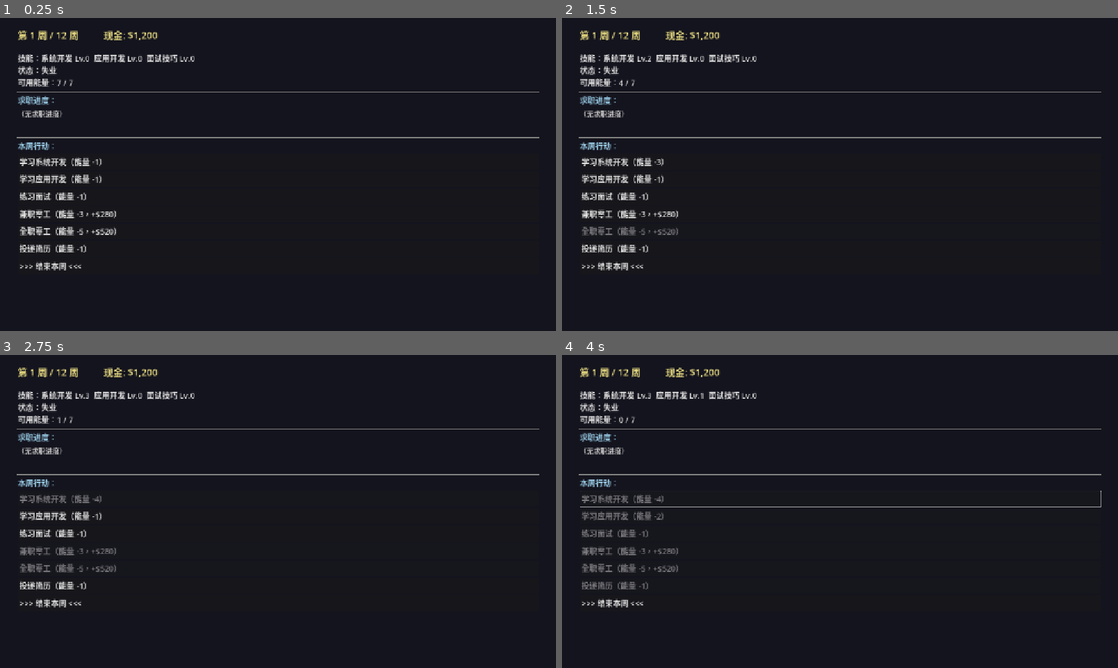
Above: before the commit, frames 1-4 (two rows, left to right).
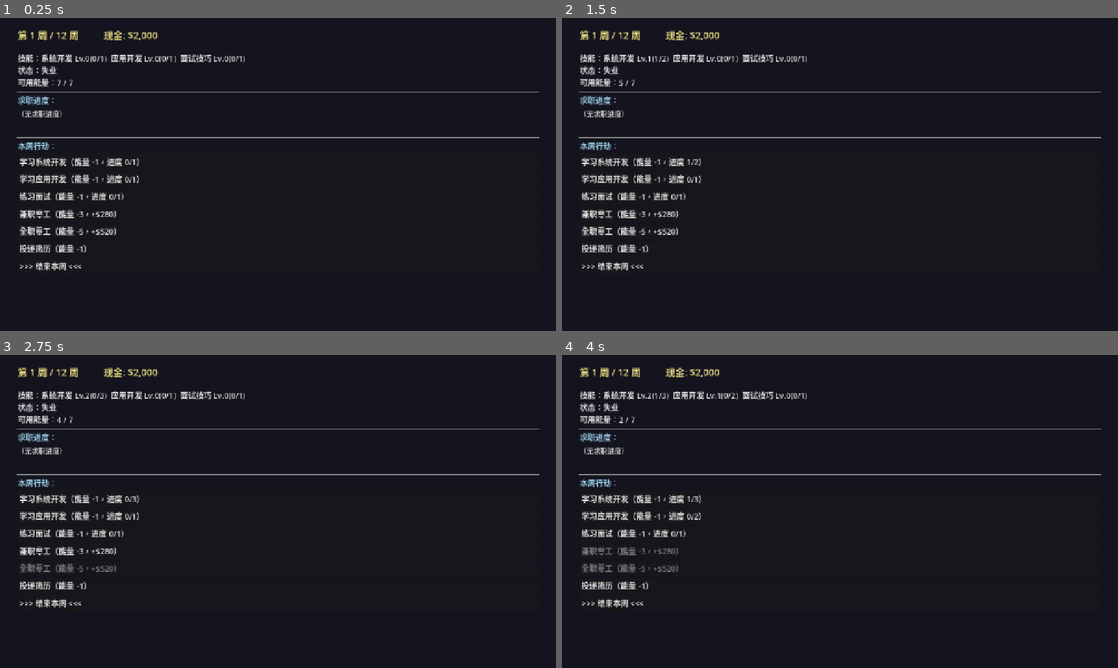
Above: after the commit, the same moments.

Repository: RubyDuDo/SDSurvival
Game: Godot game, scene res://scenes/main.tscn
Same seed, same stepped clock (60 frames per second), same inputs: the game is played once before the commit and once after it.
Inputs (mouse positions are in pixels of both pictures, inside the frame that each line leads up to):
- Up to frame 1 (0.25 s): no input
- Up to frame 2 (1.5 s): click "学习系统开发（能量 -1）" (after the commit: "学习系统开发（能量 -1，进度 0/1）") at 0.5 s; click "学习系统开发（能量 -2）" (after the commit: "学习系统开发（能量 -1，进度 0/2）") at 1.25 s
- Up to frame 3 (2.75 s): click "学习系统开发（能量 -3）" (after the commit: "学习系统开发（能量 -1，进度 1/2）") at 2 s
- Up to frame 4 (4 s): click "学习应用开发（能量 -1）" (after the commit: "学习应用开发（能量 -1，进度 0/1）") at 2.75 s; click (840, 498) at 3.5 s, where only the run after the commit has a clickable "学习系统开发（能量 -1，进度 0/3）"

The runs differ from the first frame. In frame 1, 0.8% of the frame differs, in the area x 15-44%, y 4-59%; in frame 2, 1.1%; in frame 3, 1.3%; in frame 4, 1.8%, in the area x 3-97%, y 4-75%.

Commit message:
Fix initial cash, add XP accumulation for skill leveling
- INITIAL_CASH: $1200 → $2000 (4 weeks runway)
- Skill leveling now uses XP accumulation: each study costs 1 energy,
  gaining 1 XP; level N requires N XP to unlock (can spread over weeks)
- UI shows XP progress per skill: "Lv.3(2/4)"
- Study buttons always show energy -1 with current progress

Co-Authored-By: Claude Sonnet 4.6 <noreply@anthropic.com>

Diff:
--- a/game/scripts/game_data.gd
+++ b/game/scripts/game_data.gd
@@ -3,7 +3,7 @@
 
 # ── 常量 ──
 const MAX_WEEKS := 12
-const INITIAL_CASH := 1200
+const INITIAL_CASH := 2000
 const WEEKLY_LIVING_COST := 500
 const ENERGY_PER_WEEK := 7
 const MAX_SKILL_LEVEL := 10
--- a/game/scripts/game_state.gd
+++ b/game/scripts/game_state.gd
@@ -11,6 +11,11 @@
 	GameData.SkillType.APPLICATION: 0,
 	GameData.SkillType.INTERVIEW: 0,
 }
+var skill_xp: Dictionary = {
+	GameData.SkillType.SYSTEM: 0,
+	GameData.SkillType.APPLICATION: 0,
+	GameData.SkillType.INTERVIEW: 0,
+}
 
 # ── 工作状态 ──
 var current_job: GameData.JobDef = null  # 当前在职岗位
@@ -45,17 +50,27 @@
 	return skills[skill_type]
 
 
-## 学习技能（升到第 N 级需消耗 N 点能量）
+## 学习技能（每次 1 能量 +1 XP，XP 满自动升级；升到第 N 级需 N 点 XP）
 func action_study(skill_type: GameData.SkillType) -> bool:
 	var current_level: int = skills[skill_type]
 	if current_level >= GameData.MAX_SKILL_LEVEL:
 		return false
-	var cost: int = current_level + 1
-	if get_free_energy() < cost:
-		return false
-	energy -= cost
-	skills[skill_type] = current_level + 1
-	return true
+	if get_free_energy() < 1:
+		return false
+	energy -= 1
+	skill_xp[skill_type] += 1
+	if skill_xp[skill_type] >= current_level + 1:
+		skills[skill_type] = current_level + 1
+		skill_xp[skill_type] = 0
+	return true
+
+
+## 获取技能升级进度字符串，如 "2/4"；满级返回 "MAX"
+func get_skill_xp_progress(skill_type: GameData.SkillType) -> String:
+	var lv: int = skills[skill_type]
+	if lv >= GameData.MAX_SKILL_LEVEL:
+		return "MAX"
+	return "%d/%d" % [skill_xp[skill_type], lv + 1]
 
 
 ## 兼职零工（消耗 3 能量，获得 $280）
--- a/game/scripts/main_ui.gd
+++ b/game/scripts/main_ui.gd
@@ -43,6 +43,9 @@
 	var skill_sys: int = game.get_skill(GameData.SkillType.SYSTEM)
 	var skill_app: int = game.get_skill(GameData.SkillType.APPLICATION)
 	var skill_int: int = game.get_skill(GameData.SkillType.INTERVIEW)
+	var xp_sys: String = game.get_skill_xp_progress(GameData.SkillType.SYSTEM)
+	var xp_app: String = game.get_skill_xp_progress(GameData.SkillType.APPLICATION)
+	var xp_int: String = game.get_skill_xp_progress(GameData.SkillType.INTERVIEW)
 
 	var job_text := "失业"
 	if game.current_job:
@@ -53,7 +56,8 @@
 
 	var free_energy := game.get_free_energy()
 	status_label.text = (
-		"技能：系统开发 Lv.%d  应用开发 Lv.%d  面试技巧 Lv.%d\n" % [skill_sys, skill_app, skill_int] +
+		"技能：系统开发 Lv.%d(%s)  应用开发 Lv.%d(%s)  面试技巧 Lv.%d(%s)\n" % [
+			skill_sys, xp_sys, skill_app, xp_app, skill_int, xp_int] +
 		"状态：%s\n" % job_text +
 		"可用能量：%d / %d" % [free_energy, GameData.ENERGY_PER_WEEK]
 	)
@@ -90,17 +94,17 @@
 
 	var free := game.get_free_energy()
 
-	var sys_cost: int = game.get_skill(GameData.SkillType.SYSTEM) + 1
-	var app_cost: int = game.get_skill(GameData.SkillType.APPLICATION) + 1
-	var int_cost: int = game.get_skill(GameData.SkillType.INTERVIEW) + 1
-	_add_action_button("学习系统开发（能量 -%d）" % sys_cost,
-			free >= sys_cost and game.get_skill(GameData.SkillType.SYSTEM) < GameData.MAX_SKILL_LEVEL,
+	var xp_sys_str: String = game.get_skill_xp_progress(GameData.SkillType.SYSTEM)
+	var xp_app_str: String = game.get_skill_xp_progress(GameData.SkillType.APPLICATION)
+	var xp_int_str: String = game.get_skill_xp_progress(GameData.SkillType.INTERVIEW)
+	_add_action_button("学习系统开发（能量 -1，进度 %s）" % xp_sys_str,
+			free >= 1 and game.get_skill(GameData.SkillType.SYSTEM) < GameData.MAX_SKILL_LEVEL,
 			_on_study_system)
-	_add_action_button("学习应用开发（能量 -%d）" % app_cost,
-			free >= app_cost and game.get_skill(GameData.SkillType.APPLICATION) < GameData.MAX_SKILL_LEVEL,
+	_add_action_button("学习应用开发（能量 -1，进度 %s）" % xp_app_str,
+			free >= 1 and game.get_skill(GameData.SkillType.APPLICATION) < GameData.MAX_SKILL_LEVEL,
 			_on_study_app)
-	_add_action_button("练习面试（能量 -%d）" % int_cost,
-			free >= int_cost and game.get_skill(GameData.SkillType.INTERVIEW) < GameData.MAX_SKILL_LEVEL,
+	_add_action_button("练习面试（能量 -1，进度 %s）" % xp_int_str,
+			free >= 1 and game.get_skill(GameData.SkillType.INTERVIEW) < GameData.MAX_SKILL_LEVEL,
 			_on_study_interview)
 	_add_action_button("兼职零工（能量 -%d，+$%d）" % [GameData.GIG_ENERGY_PARTTIME, GameData.GIG_INCOME_PARTTIME],
 			free >= GameData.GIG_ENERGY_PARTTIME, _on_gig_parttime)
